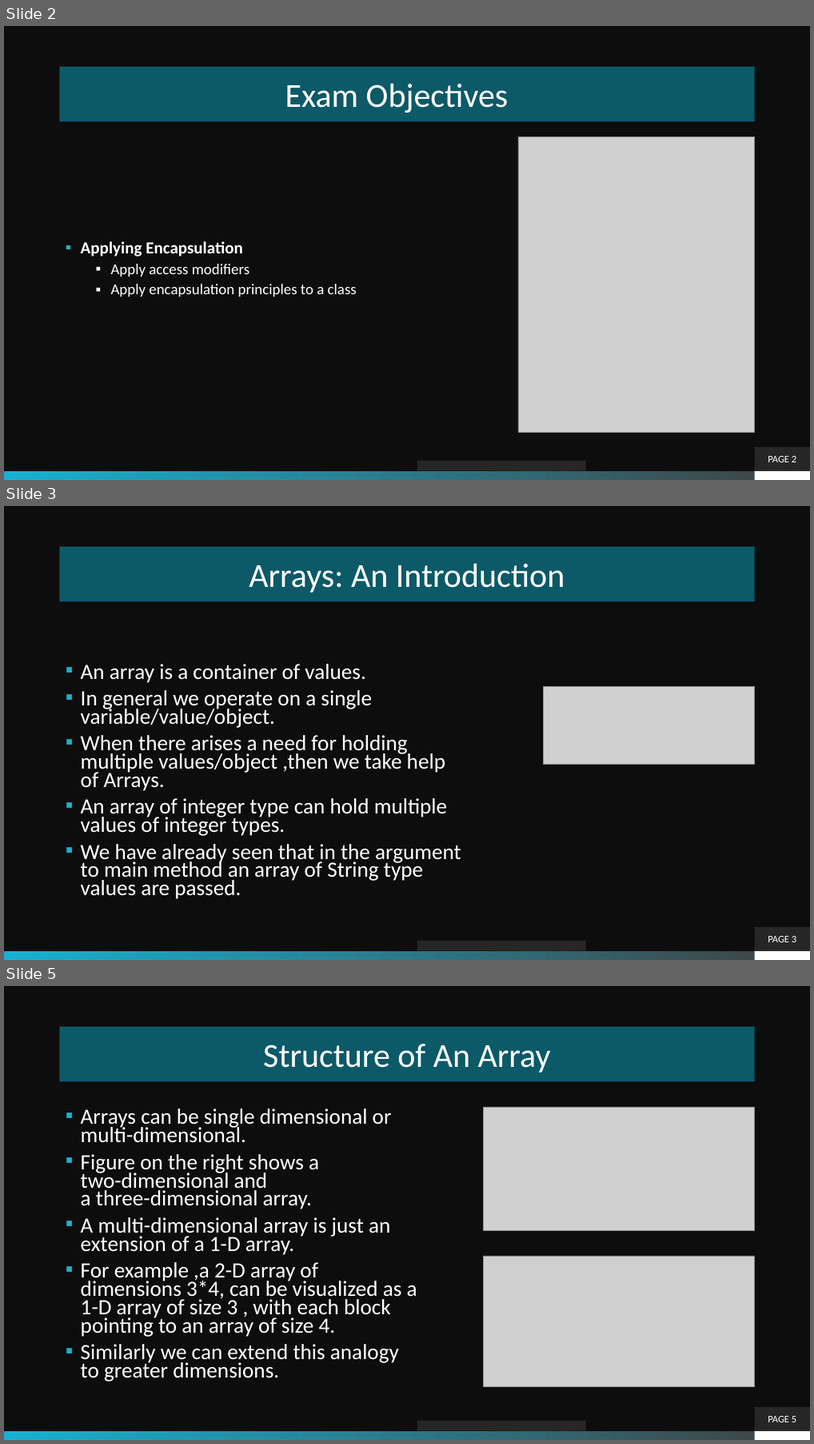
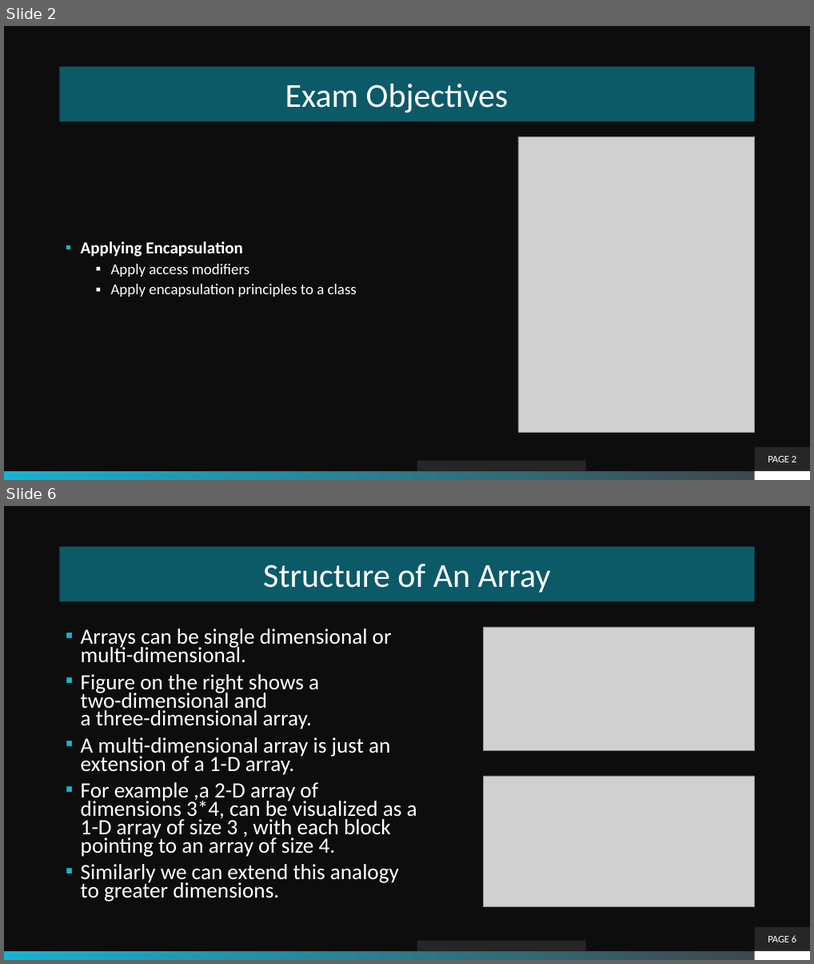
Before and after one commit to theLeonidas/Courses, a slide deck: courseMaterial/Apply Encapsulation/Encapsulation.pptx. Shown one above the other, each under a label of ours: slides 2, 3 and 5 before the commit, slides 2 and 6 after it; the slides between them are not shown. The pictures are 814x1444 and 814x964 pixels, drawn with LibreOffice and Linux fonts; fonts in the diff are those of the drawing; grey boxes stand for pictures; background and template pictures are left out. Boxes give left, top, right and bottom in pixels: in the first picture for what was removed or moved away, otherwise in the second. Text is boxed around its words. In the diff, an @@ line names an element or a change of style, - is before the commit and + after.

```diff
--- a/courseMaterial/Apply Encapsulation/Encapsulation.pptx
+++ b/courseMaterial/Apply Encapsulation/Encapsulation.pptx
@@ slide 3 removed at bbox=[4, 506, 810, 960], background picture (left out); not listed: 2 template elements that a slide beside it also shows @@
@@ title removed at bbox=[60, 547, 755, 601] @@
-Arrays: An Introduction
@@ text removed at bbox=[81, 664, 462, 899] @@
-▪ An array is a container of values.
-▪ In general we operate on a single variable/value/object.
-▪ When there arises a need for holding multiple values/object ,then we take help of Arrays.
-▪ An array of integer type can hold multiple values of integer types.
-▪ We have already seen that in the argument to main method an array of String type values are passed.
@@ picture removed at bbox=[544, 686, 755, 764] @@
@@ page number removed at bbox=[755, 927, 810, 951] @@
-PAGE 3
@@ rectangle removed at bbox=[417, 940, 586, 951] @@
@@ what was slide 5 is now slide 6 @@
```
Also in this commit, not shown: 3 slides added, 1 other slide removed, 59 other files.
